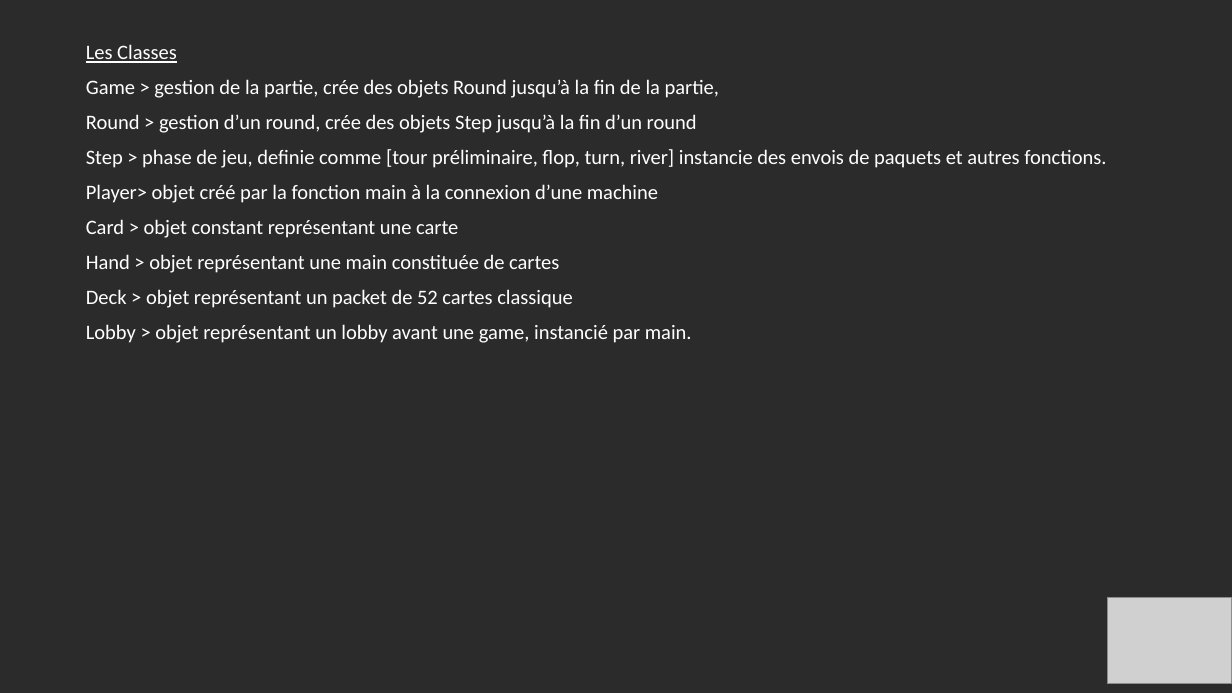
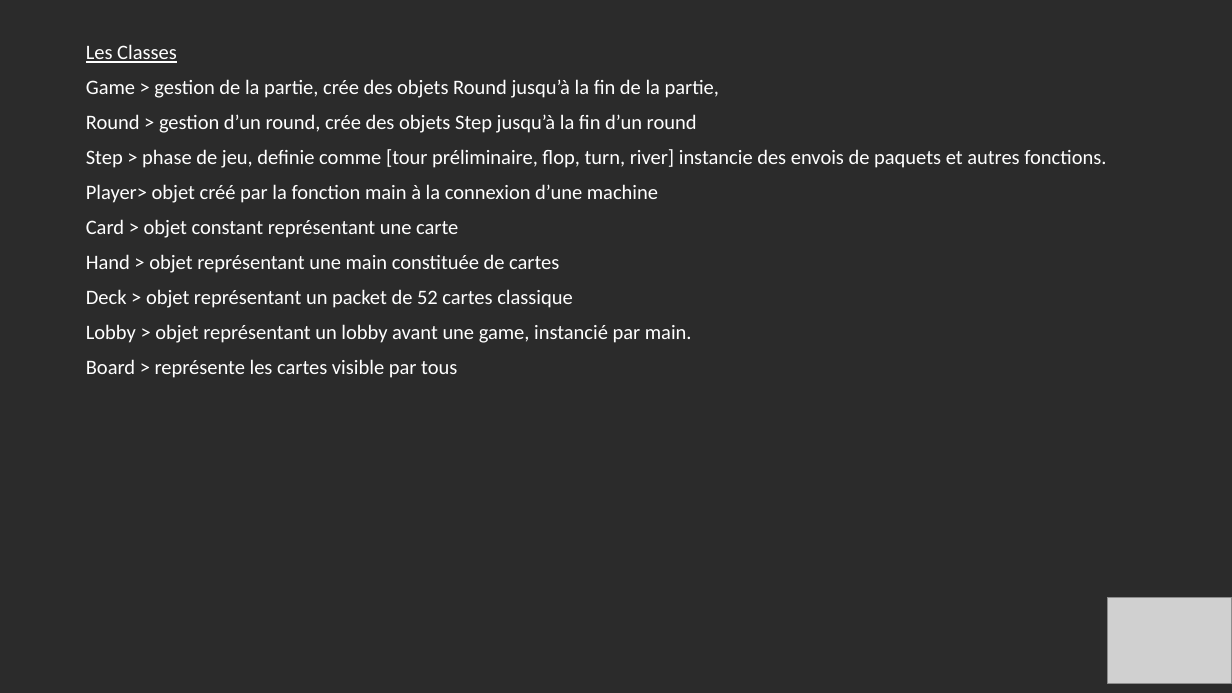
Before and after one commit to TooFuW/ProjetPoker, a slide deck: slide 2 of caractéristiques_techniques.pptx. Drawn at 1232x693 pixels with LibreOffice and Linux fonts; fonts in the diff are those of the drawing; grey boxes stand for pictures; background and template pictures are left out; a plain dark background stands for a picture behind light text. Boxes give left, top, right and bottom in pixels: in the first picture for what was removed or moved away, otherwise in the second. Text is boxed around its words. In the diff, an @@ line names an element or a change of style, - is before the commit and + after.

Commit message:
commit n°5

```diff
--- a/caractéristiques_techniques.pptx
+++ b/caractéristiques_techniques.pptx
@@ text at (x1=86, y1=359, x2=457, y2=378): paragraph added @@
+Board > représente les cartes visible par tous
```
Also in this commit, not shown: 1 slide added.
